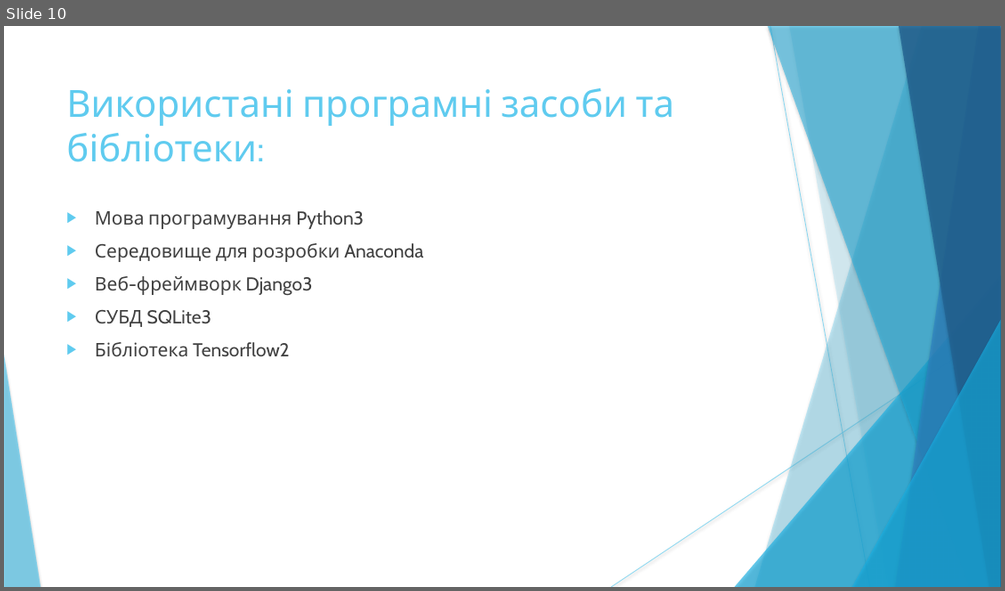
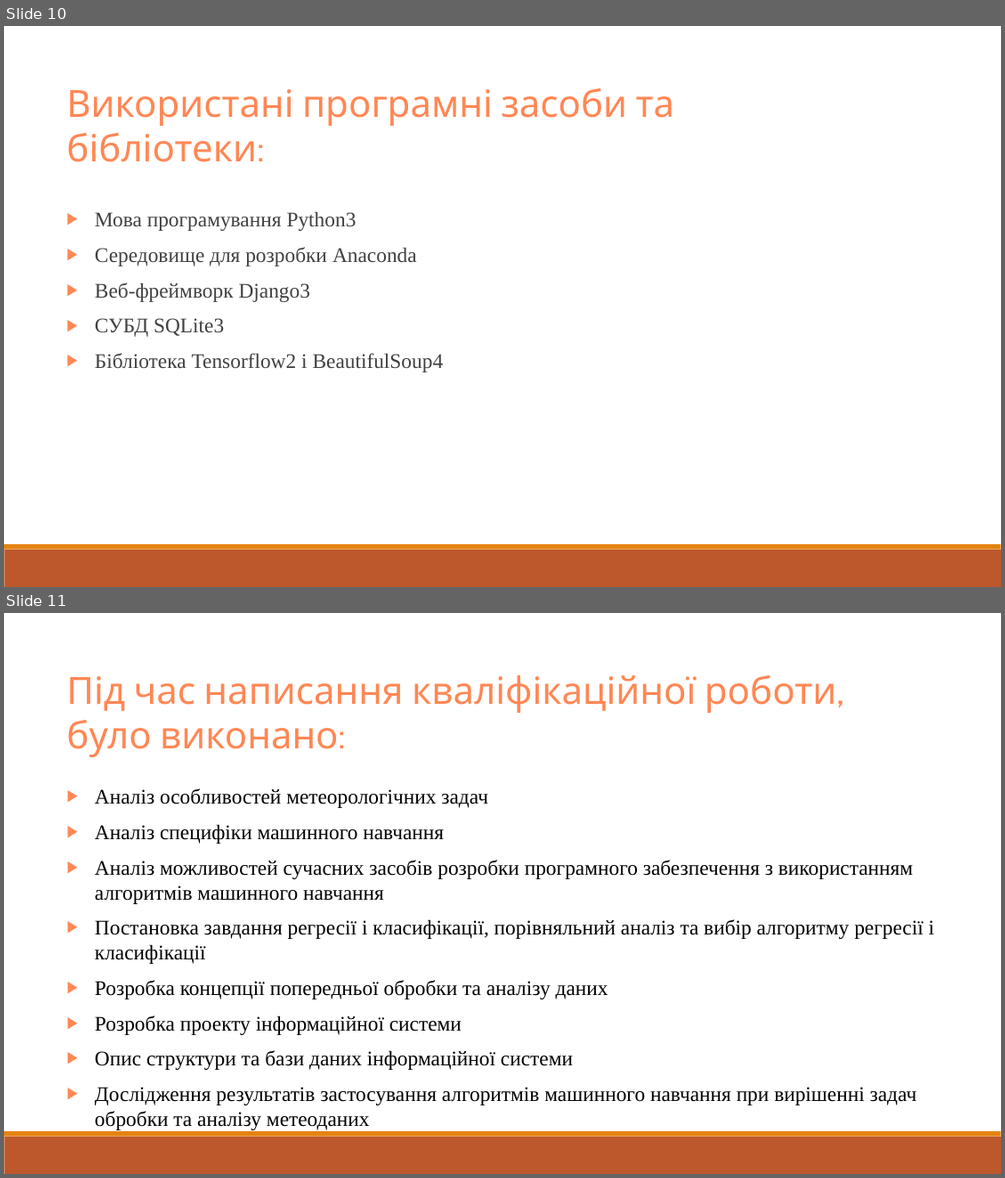
Before and after one commit to CodeMonsterPedro/Docs, a slide deck: demo.pptx. Shown one above the other, each under a label of ours: slide 10 before the commit, slides 10 and 11 after it. The pictures are 1005x591 and 1005x1178 pixels, drawn with LibreOffice and Linux fonts; fonts in the diff are those of the drawing. Boxes give left, top, right and bottom in pixels: in the first picture for what was removed or moved away, otherwise in the second. Text is boxed around its words. In the diff, an @@ line names an element or a change of style, - is before the commit and + after.

```diff
--- a/demo.pptx
+++ b/demo.pptx
@@ slide 11 added at <box>4,613,1001,1174</box>, background #FFFFFF; not listed: 2 template elements that a slide beside it also shows @@
@@ text added at <box>66,675,837,757</box>, 36 pt, text #FF8754 @@
+Під час написання кваліфікаційної роботи, було виконано:
@@ text added at <box>95,788,934,1130</box>, 20 pt, text #000000 @@
+▶ Аналіз особливостей метеорологічних задач
+▶ Аналіз специфіки машинного навчання
+▶ Аналіз можливостей сучасних засобів розробки програмного забезпечення з використанням алгоритмів машинного навчання
+▶ Постановка завдання регресії і класифікації, порівняльний аналіз та вибір алгоритму регресії і класифікації
+▶ Розробка концепції попередньої обробки та аналізу даних
+▶ Розробка проекту інформаційної системи
+▶ Опис структури та бази даних інформаційної системи
+▶ Дослідження результатів застосування алгоритмів машинного навчання при вирішенні задач обробки та аналізу метеоданих
@@ slide 10 changed as well @@
@@ text "Використані програмні засоби та бібліотеки:" at <box>66,88,675,162</box>: text colour #5FCBEF to #FF8754 @@
@@ text at <box>95,212,417,337</box>: size 18 to 20 pt, font Cabin to Times New Roman in "Мова програмування Python3", "Середовище для розробки Anaconda", "Веб-фреймворк Django3", "СУБД SQLite3"; bullet colour #5FCBEF to #FF8754 @@
@@ group removed at <box>4,26,1001,587</box>: 5 freeform shapes, 3 triangles, 2 lines @@
@@ text at <box>95,353,444,372</box>: text changed; size 18 to 20 pt; font Cabin to Times New Roman @@
-▶ Бібліотека Tensorflow2
+▶ Бібліотека Tensorflow2 і BeautifulSoup4
@@ rectangle added at <box>4,549,1001,587</box>, fill #BD582C @@
@@ rectangle added at <box>4,544,1001,549</box>, fill #E48312 @@
```
Also in this commit, not shown: 7 other slides changed, 2 other slides added, 3 slides removed, 7 other files.
